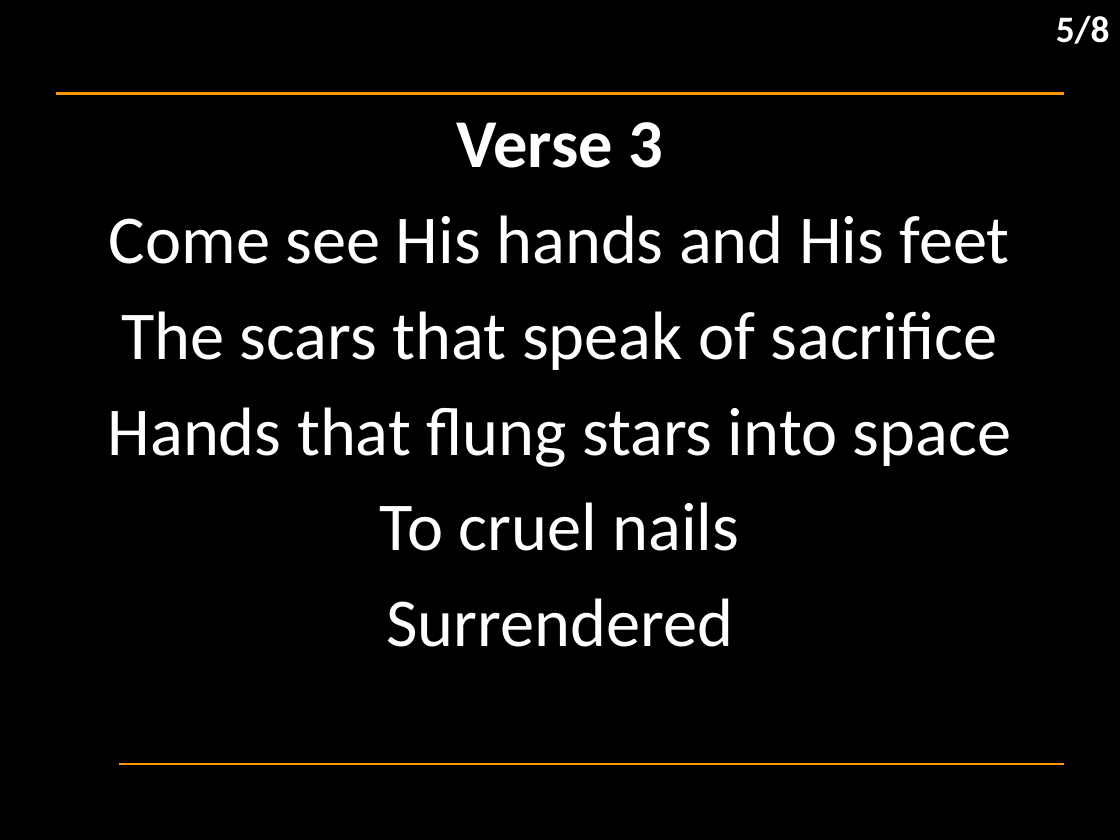
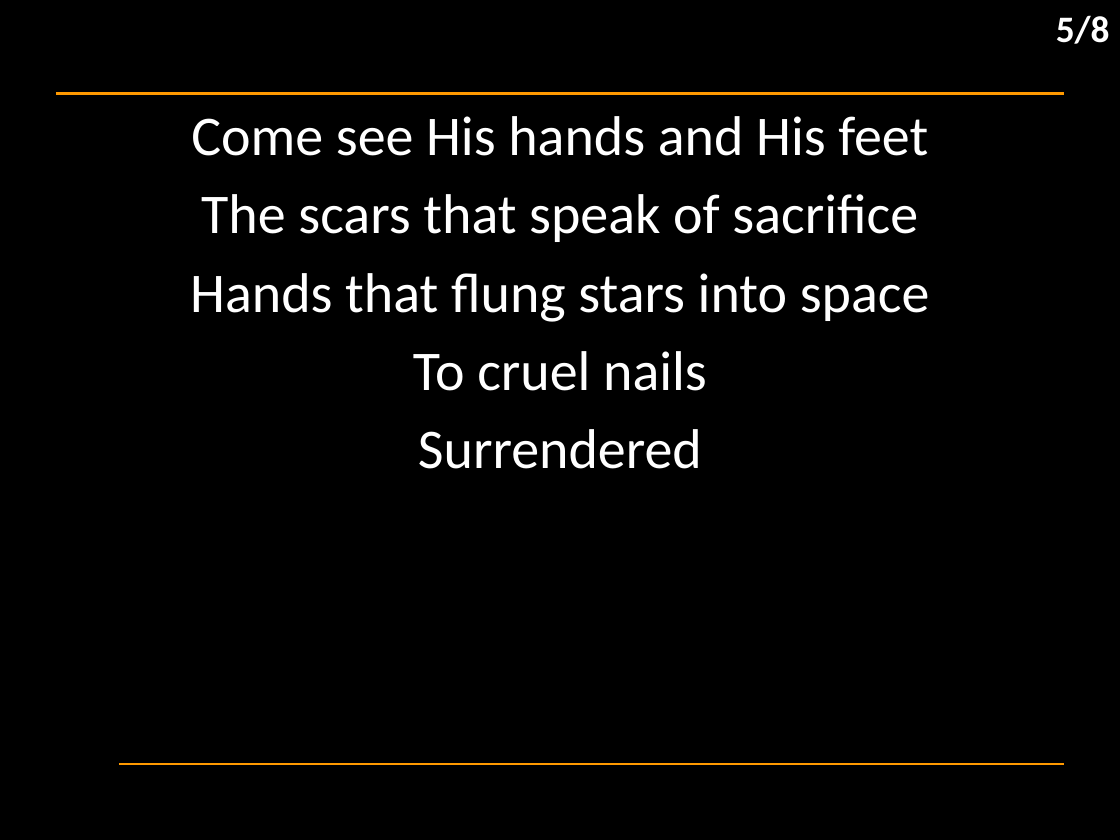
Before and after one commit to hoo-are-ya/worship, a slide deck: slide 6 of docs/songs/servant king.pptx. Drawn at 1120x840 pixels with LibreOffice and Linux fonts; fonts in the diff are those of the drawing; background and template pictures are left out. Boxes give left, top, right and bottom in pixels: in the first picture for what was removed or moved away, otherwise in the second. Text is boxed around its words. In the diff, an @@ line names an element or a change of style, - is before the commit and + after.

```diff
--- a/docs/songs/servant king.pptx
+++ b/docs/songs/servant king.pptx
@@ subtitle "Come see His hands and ..." at [190,116,930,469]: size 44 to 36 pt; less space between paragraphs @@
@@ subtitle at [457,122,664,168]: paragraph removed @@
-Verse 3
```
Also in this commit, not shown: 7 other slides changed, 13 other files.
